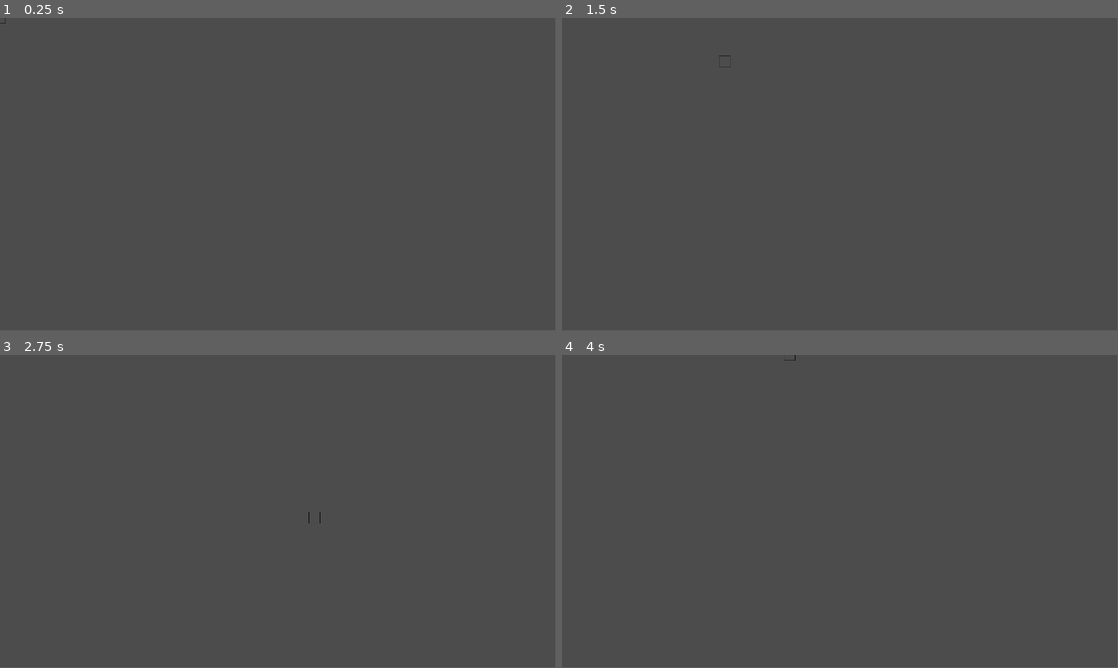
Above: before the commit, frames 1-4 (two rows, left to right).
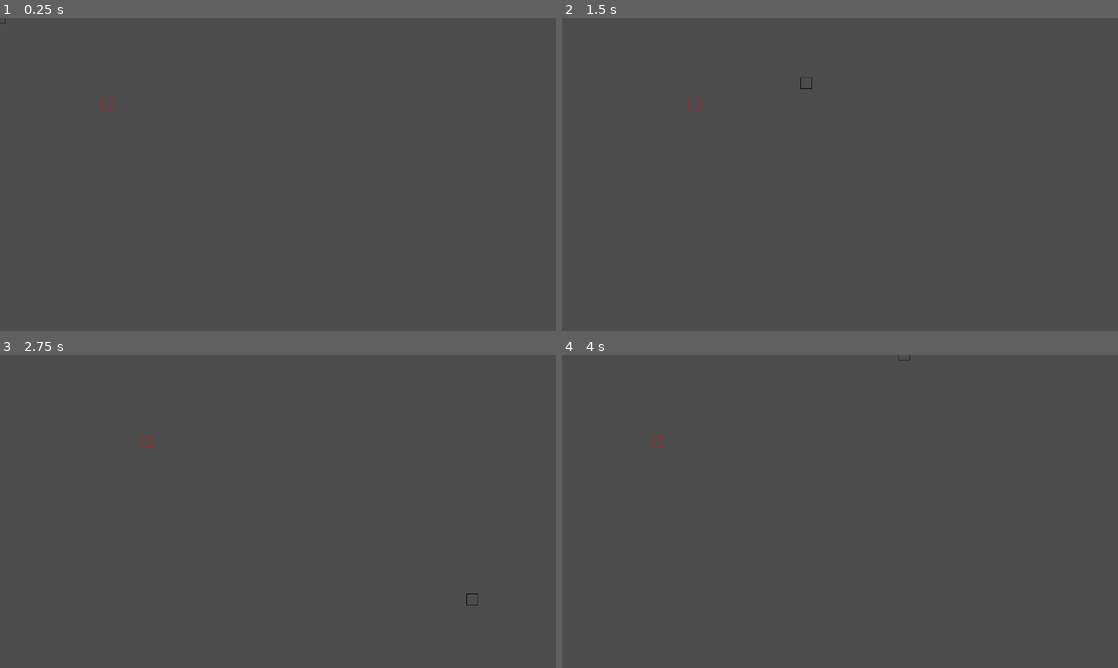
Above: after the commit, the same moments.

Repository: A-Sandwich/geometry-pew
Game: Godot game, scene res://Stage.tscn
The game is run twice, just before and just after one commit, with the same random seed, the same clock (stepped at 60 frames per second) and the same inputs. Before the commit the project starts from res://Player.tscn.
Inputs:
- Up to frame 1 (0.25 s): no input
- Up to frame 2 (1.5 s): tap Enter at 0.5 s; hold D (right) 0.53-1.28 s; tap Space at 1.25 s; hold S (down) from 1.28 s (still down)
- Up to frame 3 (2.75 s): tap Enter at 2 s; release S (down) at 2.03 s; hold D (right) from 2.03 s (still down)
- Up to frame 4 (4 s): tap Space at 2.75 s; release D (right) at 2.78 s; hold W (up) 2.78-3.53 s; tap Enter at 3.5 s; hold A (left) from 3.53 s (still down)
In our replay, the window is 799x449 before the commit and 800x450 after it. These sizes can differ from the game's own. Grey fills any space a smaller window leaves; there, only what the larger window draws over its background counts as a difference.

The runs differ from the first frame. In frame 1, less than 0.1% of the frame differs, in the area x 18-21%, y 26-30%; in frame 2, less than 0.1%; in frame 3, less than 0.1%, in the area x 25-86%, y 26-80%; in frame 4, less than 0.1%.

Commit message:
Implement enemy movement

Diff:
--- a/Enemy.gd
+++ b/Enemy.gd
@@ -1,27 +1,43 @@
 extends Area2D
 
-var color = Color(0, 0, 0)
+var color = Color(255, 0, 0)
 var motion = Vector2(0, 0)
-const SPEED = 750
+const SPEED = 200
 var screen_size
+var pace_direction_x = 1
 
 # Called when the node enters the scene tree for the first time.
 func _ready():
 	screen_size = get_viewport_rect().size
+	position.x = position.x + 100
+	position.y = position.y + 100
 
-#func _process(delta):
+func _process(delta):
+	move(delta)
+
+func move(delta):
+	var velocity = Vector2()  # The enemy's movement vector.
+
+	if (position.x > 300):
+		pace_direction_x = -1
+	elif (position.x < 100):
+		pace_direction_x = 1
+
+	velocity.x += pace_direction_x
+	if velocity.length() > 0:
+		velocity = velocity.normalized() * SPEED
+	position += velocity * delta
 
 func _draw():
 	var geometry_points = PoolVector2Array()
-	var parent = get_parent()
 
-	geometry_points = get_square_points(geometry_points, position.x + 400, position.y - 400)
+	geometry_points = get_square_points(geometry_points, position.x, position.y)
 	$CollisionPolygon2D.polygon = geometry_points
 	for index_point in range(geometry_points.size() - 1):
 		draw_line(geometry_points[index_point], geometry_points[index_point + 1], color)
 
 func get_square_points(geometry_points, x, y):
-	var sprite_width = 100
+	var sprite_width = screen_size.x / 100
 	var center_x = x
 	var center_y = y
 
--- a/Player.gd
+++ b/Player.gd
@@ -1,7 +1,5 @@
 extends Area2D
 
-var screen_width = 1920
-var screen_height = 1080
 var color = Color(0, 0, 0)
 var motion = Vector2(0, 0)
 const SPEED = 750
@@ -33,7 +31,6 @@
 
 func _draw():
 	var geometry_points = PoolVector2Array()
-	var parent = get_parent()
 
 	geometry_points = get_square_points(geometry_points, position.x, position.y)
 	$CollisionPolygon2D.polygon = geometry_points
@@ -41,7 +38,7 @@
 		draw_line(geometry_points[index_point], geometry_points[index_point + 1], color)
 
 func get_square_points(geometry_points, x, y):
-	var sprite_width = screen_width / 100
+	var sprite_width = screen_size.x / 100
 	var center_x = x
 	var center_y = y
 
--- a/project.godot
+++ b/project.godot
@@ -16,13 +16,14 @@
 [application]
 
 config/name="geometry-pew-simple"
-run/main_scene="res://Player.tscn"
+run/main_scene="res://Stage.tscn"
 config/icon="res://icon.png"
 
 [display]
 
-window/size/width=1920
-window/size/height=1080
+window/size/width=1280
+window/size/height=720
+window/size/always_on_top=true
 
 [input]
 
